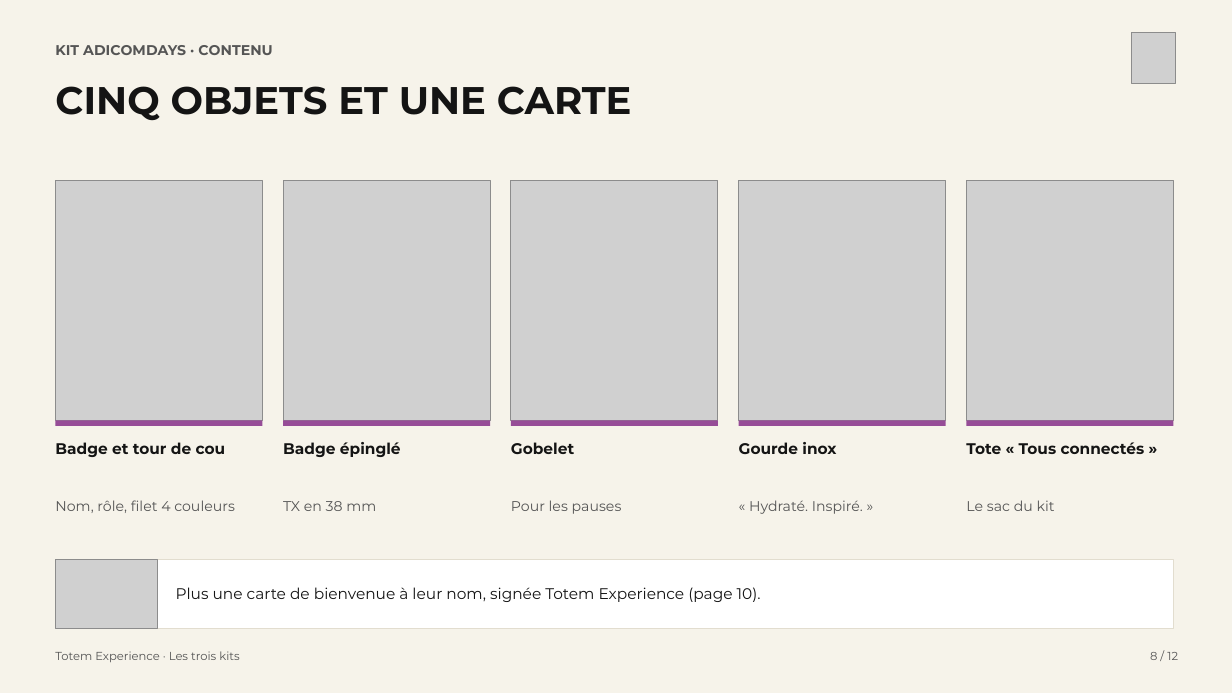
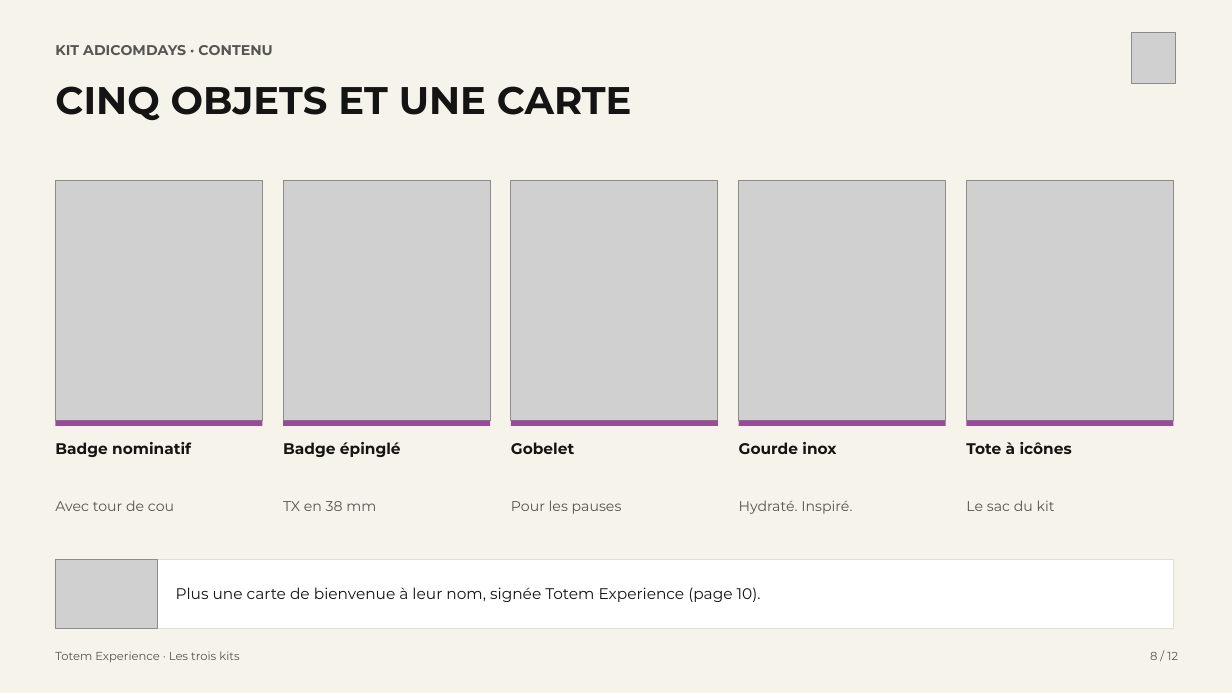
Before and after one commit to leslita06/fatima-unifood-fictif, a slide deck: slide 8 of totem/2026-10-24_totem-experience_les-trois-kits.pptx. Drawn at 1232x693 pixels with LibreOffice and Linux fonts; fonts in the diff are those of the drawing; grey boxes stand for pictures. Boxes give left, top, right and bottom in pixels: in the first picture for what was removed or moved away, otherwise in the second. Text is boxed around its words. In the diff, an @@ line names an element or a change of style, - is before the commit and + after.

```diff
--- a/totem/2026-10-24_totem-experience_les-trois-kits.pptx
+++ b/totem/2026-10-24_totem-experience_les-trois-kits.pptx
@@ text at box(55, 442, 191, 457): text changed @@
-Badge et tour de cou
+Badge nominatif
@@ text at box(966, 442, 1072, 454): text changed @@
-Tote « Tous connectés »
+Tote à icônes
@@ text at box(55, 500, 174, 511): text changed @@
-Nom, rôle, filet 4 couleurs
+Avec tour de cou
@@ text at box(739, 500, 852, 514): text changed @@
-« Hydraté. Inspiré. »
+Hydraté. Inspiré.
```
Also in this commit, not shown: 6 other slides changed.
